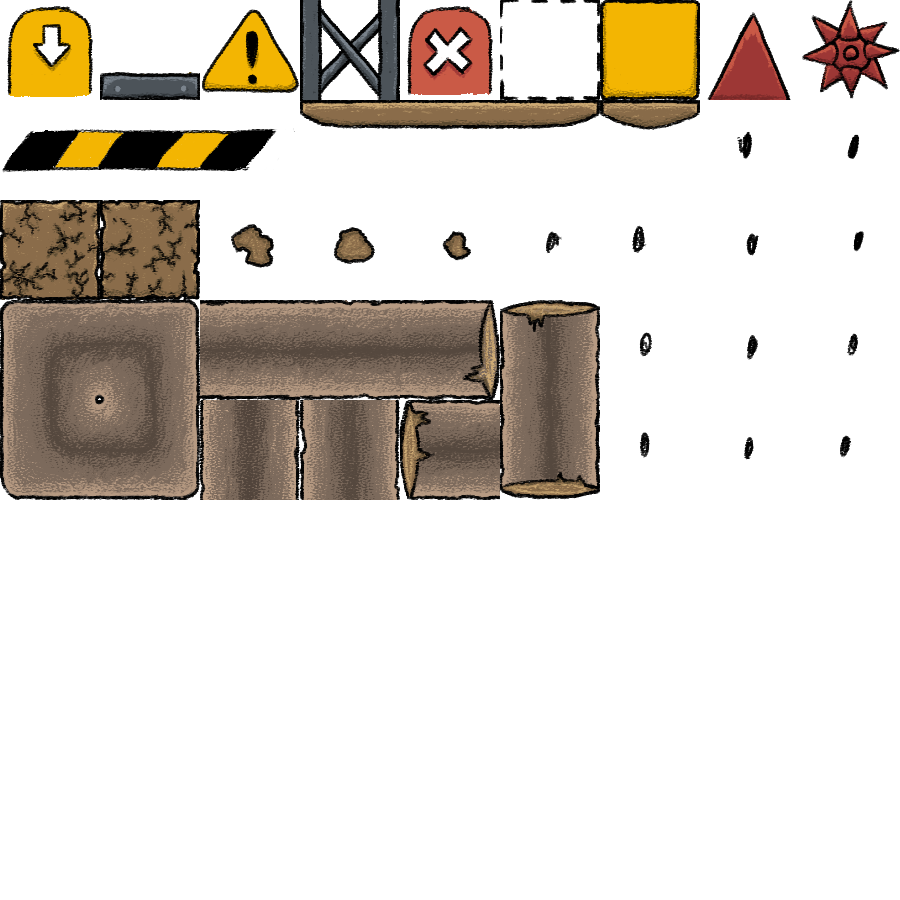
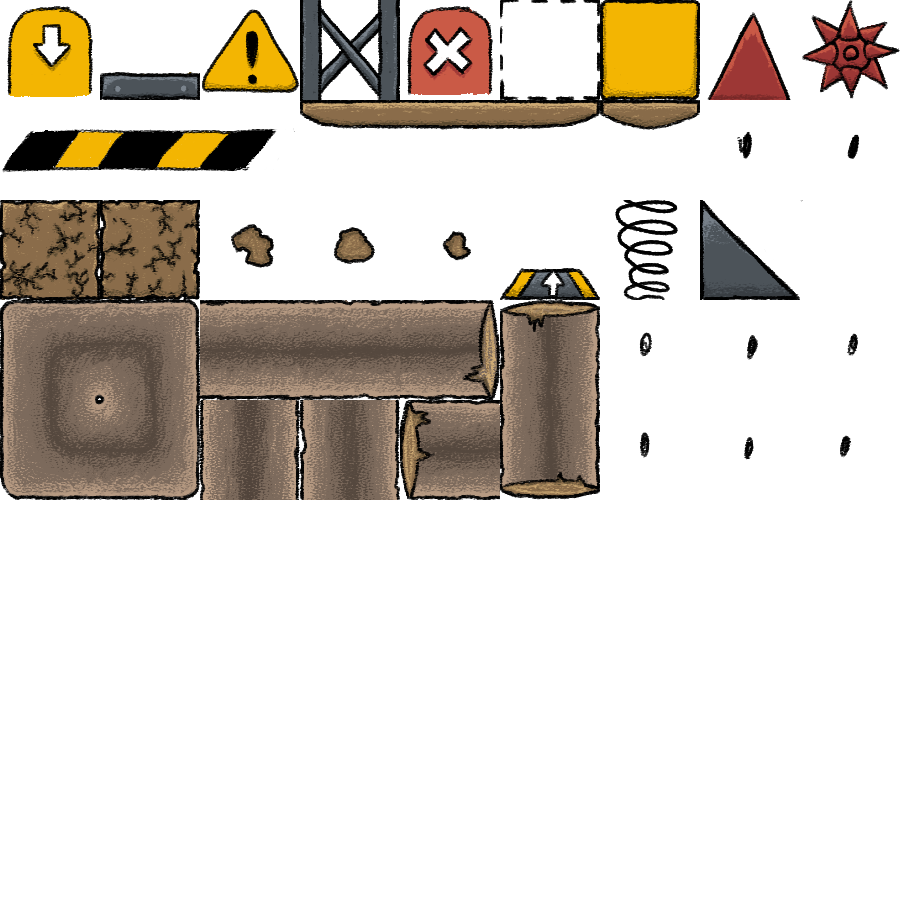
Revision of a layered w=900, h=900 image; what changed, layer by layer:
painted on "Outline" over (500, 200, 864, 300)
painted on "Shading" over (506, 208, 793, 299)
painted on "Color" over (504, 202, 795, 300)
